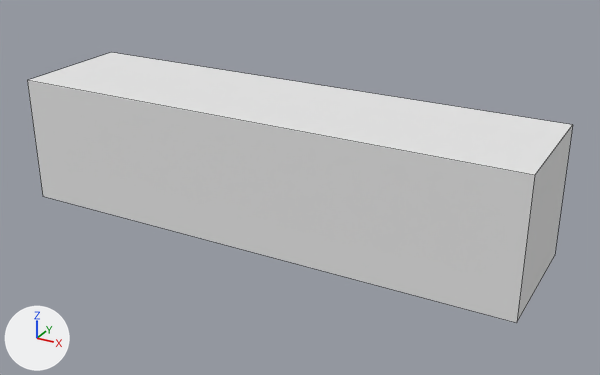
Renders of the OBJ model src/spacegame/assets/models/blockModels/largeFireWood.obj from each side of a commit.
Before and after are seen from a 50 mm lens placed at (0.737, -1.259, 0.591), pointed at (0.043, 0.004, -0.04). Every picture has the same lights, and +X, +Y and +Z are marked at lower left. The picture after the commit comes second. Mesh edges are drawn as thin lines. Where no turn or scale is listed for an object, it has been applied to the vertices.

Names of what the first picture shows: 'southFace', 'topFace', 'westFace'.
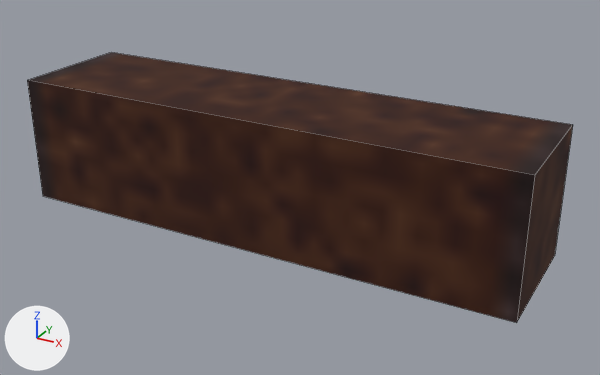
What the commit changed:
Picture 'fireWood.png' (img_firewood_png) is new.
Material 'm_d4cc8302-ca90-c560-9b46-a52d0ee2b84c' (mat_m_d4cc8302_ca90_c560_9b46_a52d0ee2b84c) is new.
Its texture is img_firewood_png.
Its roughness is 1.0.
me_southface has 4 vertices, 1 face and spans x 0.5, y -0.125..0.125, z -0.125..0.125.
me_southface no longer uses material mat_none (white #e7e7e7).
me_southface gains material mat_m_d4cc8302_ca90_c560_9b46_a52d0ee2b84c (picture img_firewood_png).
me_topface has 4 vertices, 1 face and spans x -0.5..0.5, y -0.125..0.125, z 0.125.
me_topface no longer uses material mat_none (white #e7e7e7).
me_topface gains material mat_m_d4cc8302_ca90_c560_9b46_a52d0ee2b84c (picture img_firewood_png).
me_westface has 4 vertices, 1 face and spans x -0.5..0.5, y -0.125, z -0.125..0.125.
me_westface no longer uses material mat_none (white #e7e7e7).
me_westface gains material mat_m_d4cc8302_ca90_c560_9b46_a52d0ee2b84c (picture img_firewood_png).

Pixel boxes [x1, y1, x2, y2] of what changed, in the pictures (600 x 375 px):
'westFace', recoloured (white to brown): [27, 80, 535, 323] in both
'topFace', recoloured (white to brown): [28, 52, 572, 175] in both
'southFace', recoloured (white to brown): [517, 125, 573, 321] in both
